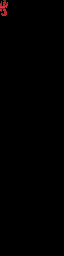
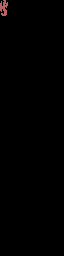
Before/after of a 64px x 256px layered artwork. What changed in the layer stack:
painted on "Background" over [0, 0, 8, 16]
